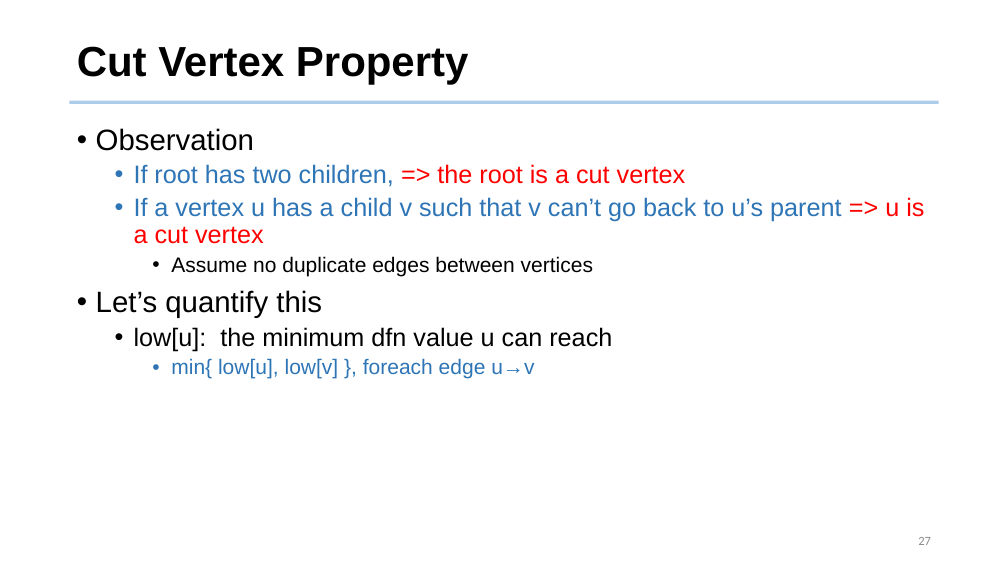
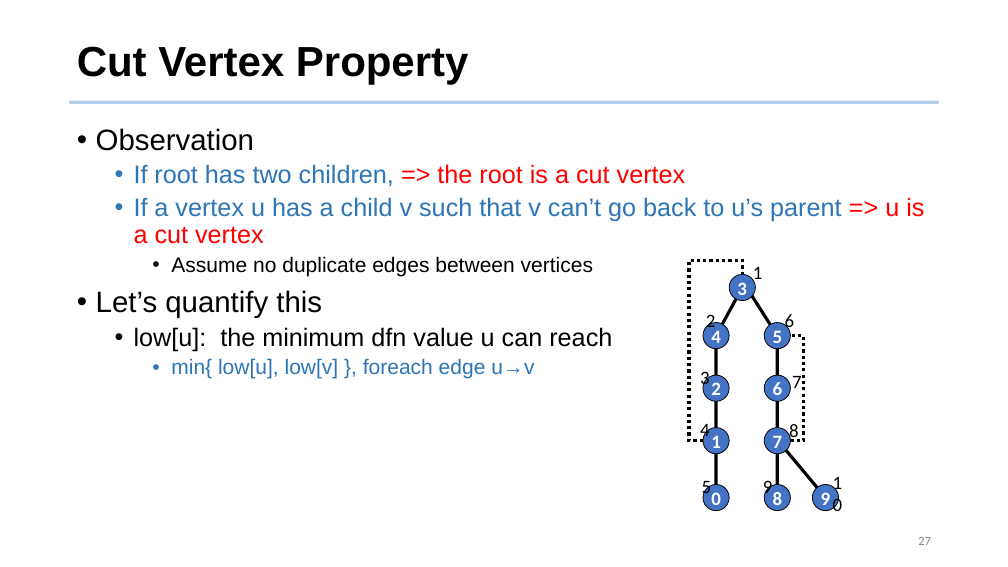
Before and after one commit to tsung-wei-huang/ece5960-physical-design, a slide deck: slide 27 of Lectures/lecture7.pptx. Drawn at 1008x567 pixels with LibreOffice and Linux fonts; fonts in the diff are those of the drawing; background and template pictures are left out. Boxes give left, top, right and bottom in pixels: in the first picture for what was removed or moved away, otherwise in the second. Text is boxed around its words. In the diff, an @@ line names an element or a change of style, - is before the commit and + after.

```diff
--- a/Lectures/lecture7.pptx
+++ b/Lectures/lecture7.pptx
@@ group added at box(689, 260, 852, 511): 10 ellipses, 10 texts, 9 lines, 2 elbow lines @@
+0
+1
+2
+3
+4
+5
+7
+6
+8
+9
+1
+2
+3
+4
+5
+6
+7
+8
+9
+10
```
Also in this commit, not shown: 1 other slide changed.
